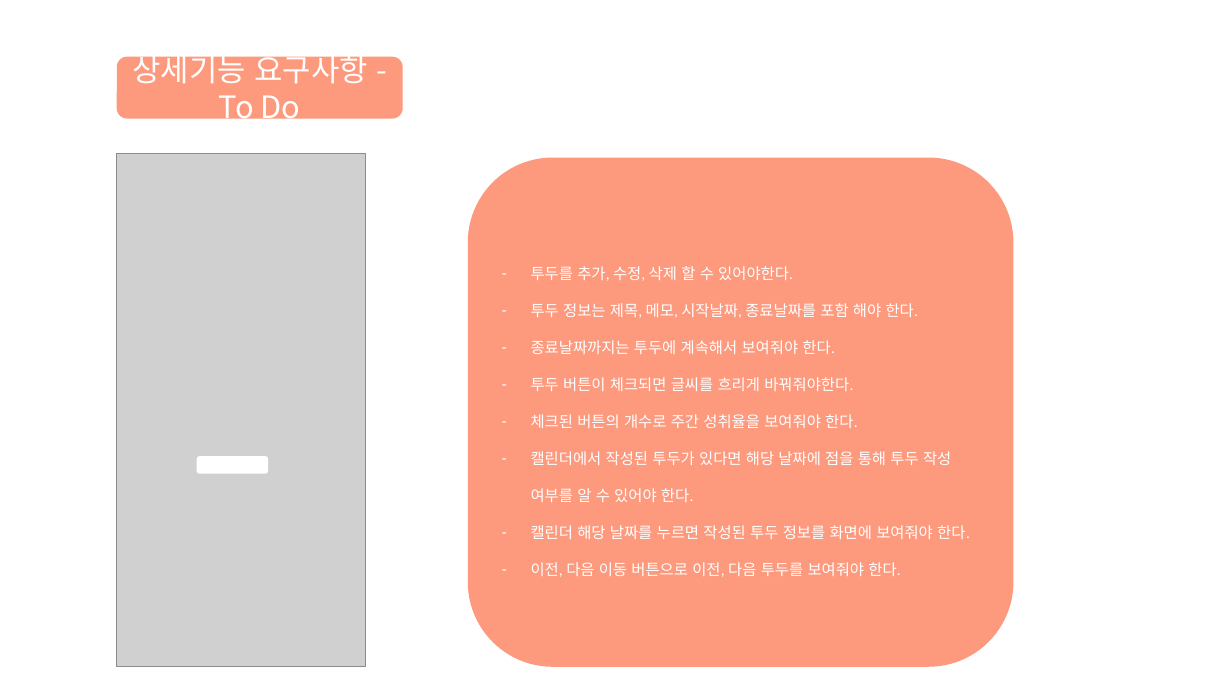
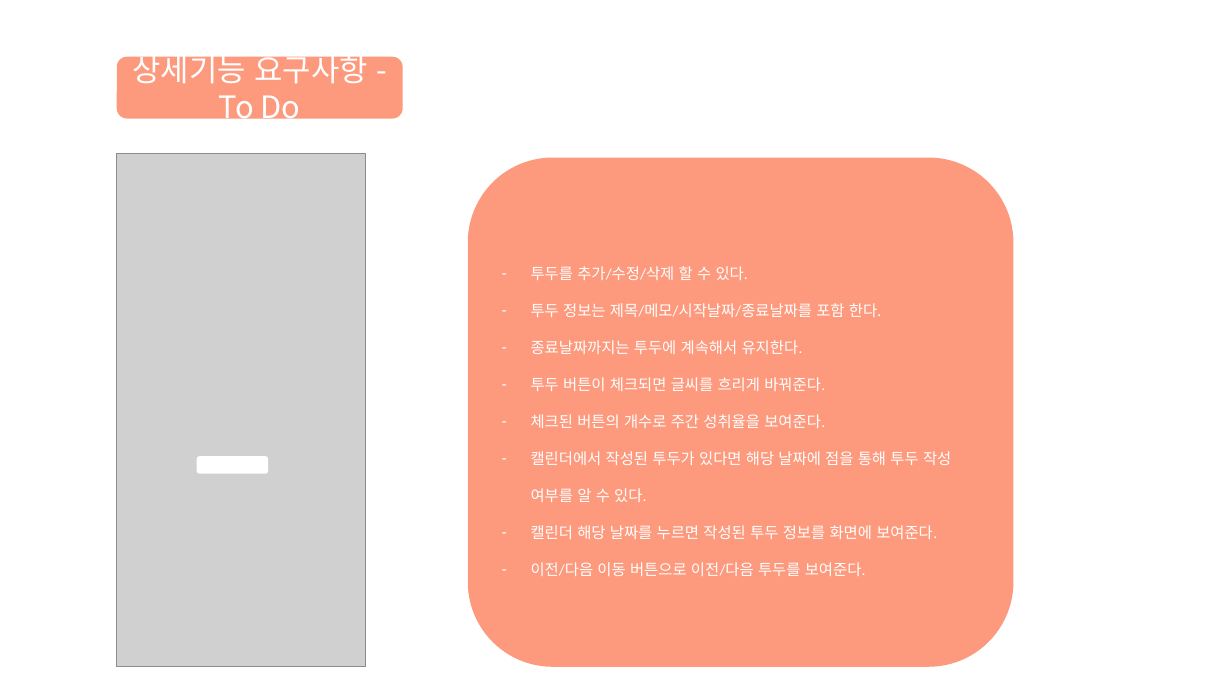
Before and after one commit to chaeHaram/University, a slide deck: slide 4 of 4-1/소프트웨어 종합설계/7주차/졸업작품 요구사항분석.pptx. Drawn at 1232x693 pixels with LibreOffice and Linux fonts; fonts in the diff are those of the drawing; grey boxes stand for pictures. Boxes give left, top, right and bottom in pixels: in the first picture for what was removed or moved away, otherwise in the second. Text is boxed around its words. In the diff, an @@ line names an element or a change of style, - is before the commit and + after.

Commit message:
졸업작품-요구사항분석 수정

```diff
--- a/4-1/소프트웨어 종합설계/7주차/졸업작품 요구사항분석.pptx
+++ b/4-1/소프트웨어 종합설계/7주차/졸업작품 요구사항분석.pptx
@@ text in rounded rectangle at [531, 266, 951, 576]: text changed @@
-– 투두를 추가, 수정, 삭제 할 수 있어야한다.
-– 투두 정보는 제목, 메모, 시작날짜, 종료날짜를 포함 해야 한다.
-– 종료날짜까지는 투두에 계속해서 보여줘야 한다.
-– 투두 버튼이 체크되면 글씨를 흐리게 바꿔줘야한다.
-– 체크된 버튼의 개수로 주간 성취율을 보여줘야 한다.
-– 캘린더에서 작성된 투두가 있다면 해당 날짜에 점을 통해 투두 작성 여부를 알 수 있어야 한다.
-– 캘린더 해당 날짜를 누르면 작성된 투두 정보를 화면에 보여줘야 한다.
-– 이전, 다음 이동 버튼으로 이전, 다음 투두를 보여줘야 한다.
+– 투두를 추가/수정/삭제 할 수 있다.
+– 투두 정보는 제목/메모/시작날짜/종료날짜를 포함 한다.
+– 종료날짜까지는 투두에 계속해서 유지한다.
+– 투두 버튼이 체크되면 글씨를 흐리게 바꿔준다.
+– 체크된 버튼의 개수로 주간 성취율을 보여준다.
+– 캘린더에서 작성된 투두가 있다면 해당 날짜에 점을 통해 투두 작성 여부를 알 수 있다.
+– 캘린더 해당 날짜를 누르면 작성된 투두 정보를 화면에 보여준다.
+– 이전/다음 이동 버튼으로 이전/다음 투두를 보여준다.
```
Also in this commit, not shown: 3 other slides changed, 3 other files.
